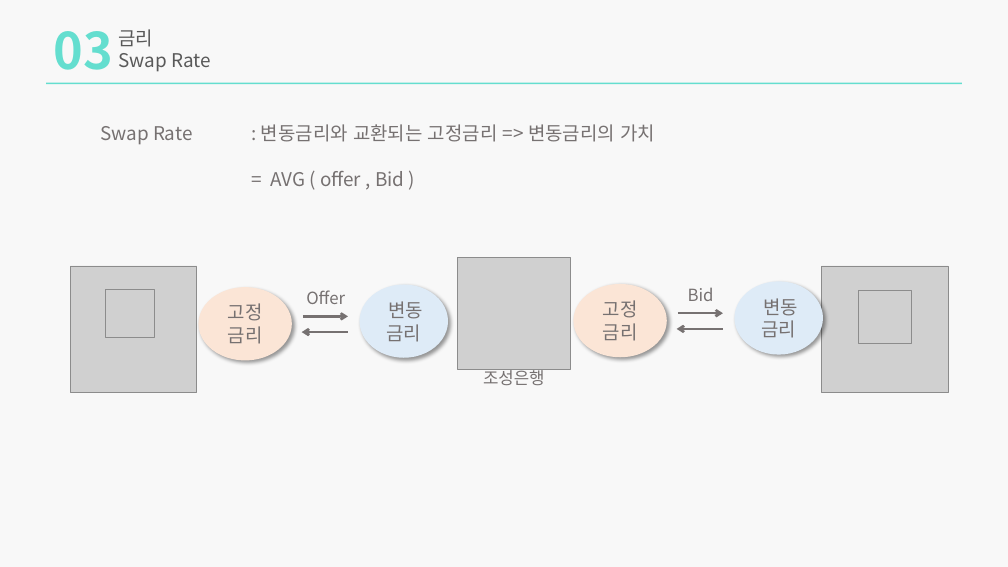
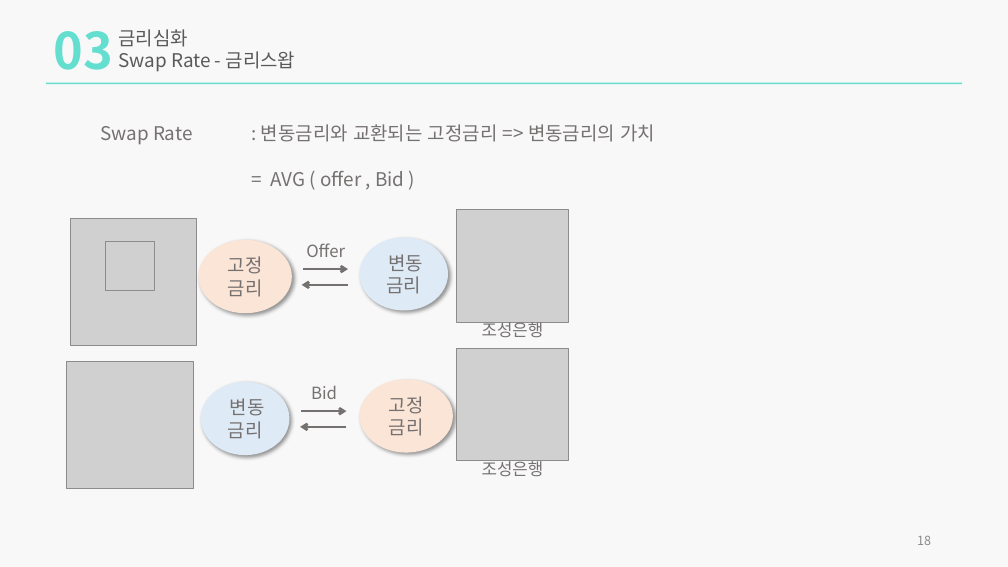
Before and after one commit to zndrke/Financial-Product, a slide deck: slide 18 of 금리채권/금리,채권,FRN.pptx (slide 16 before the commit). Drawn at 1008x567 pixels with LibreOffice and Linux fonts; fonts in the diff are those of the drawing; grey boxes stand for pictures. Boxes give left, top, right and bottom in pixels: in the first picture for what was removed or moved away, otherwise in the second. Text is boxed around its words. In the diff, an @@ line names an element or a change of style, - is before the commit and + after.

```diff
--- a/금리채권/금리,채권,FRN.pptx
+++ b/금리채권/금리,채권,FRN.pptx
@@ text at (118,29,296,72): text changed @@
-금리
-Swap Rate
+금리심화
+Swap Rate - 금리스왑
@@ 3 pictures, 2 ellipses, 2 arrows, 1 text: place and size @@
-3 pictures, 2 ellipses, 2 arrows, 1 text at (70,257,570,392)
+3 pictures, 2 ellipses, 2 arrows, 1 text at (70,210,569,345)
@@ picture removed at (858,290,911,343) @@
@@ text "조성은행": place and size @@
-text "조성은행" at (483,369,545,385)
+text "조성은행" at (482,322,544,337)
@@ picture added at (457,349,569,461) @@
@@ picture: place and size @@
-picture at (822,266,948,392)
+picture at (67,362,193,488)
@@ ellipse "변동": place and size @@
-ellipse "변동" at (734,281,823,355)
+ellipse "변동" at (201,382,290,455)
@@ ellipse "고정": place and size @@
-ellipse "고정" at (573,284,667,358)
+ellipse "고정" at (360,380,454,453)
@@ 2 arrows, 1 text: place and size @@
-2 arrows, 1 text at (677,287,723,329)
+2 arrows, 1 text at (300,385,346,427)
@@ text added at (482,460,544,476), 16 pt, text #767171 @@
+조성은행
@@ page number added at (917,536,931,545), 12 pt, text #8C8C8C @@
+18
```
Also in this commit, not shown: 19 other slides changed, 3 slides added, 2 slides removed, 4 other files.
